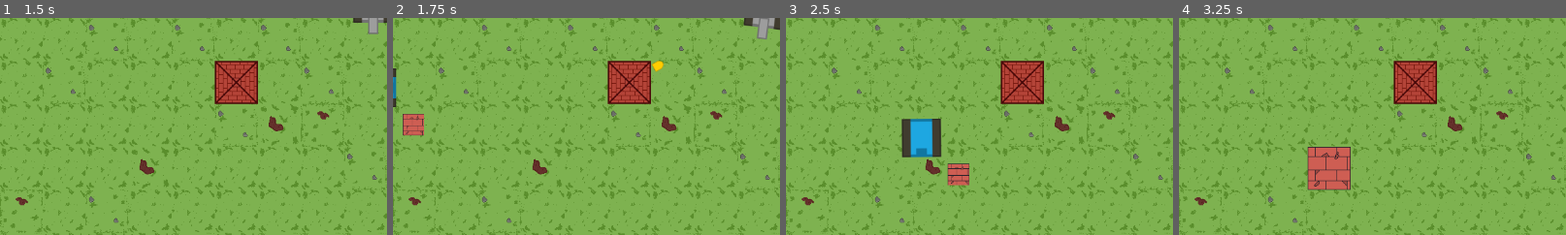
Above: before the commit, frames 1-4 (left to right).
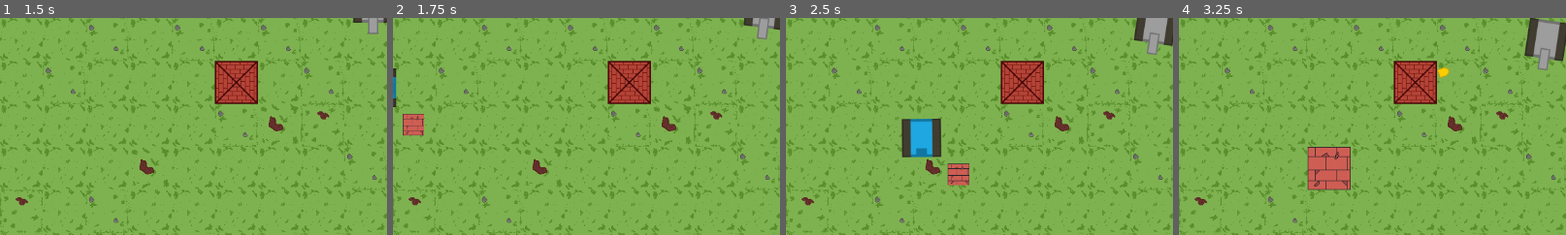
Above: after the commit, the same moments.

Repository: gerep/wall-and-order
Game: Godot game, scene res://scenes/main/main.tscn
The game is run twice, just before and just after one commit, with the same random seed, the same clock (stepped at 60 frames per second) and the same inputs.
Inputs (mouse positions are % of the whole screen's width and height, from its top left):
- Up to frame 1 (1.5 s): click "Play" at 0.5 s; move the mouse to (72, 45) at 1.27 s; hold Right (ui_right) from 1.28 s (still down); hold Space (place) from 1.28 s (still down)
- Up to frame 2 (1.75 s): keep holding Right (ui_right); keep holding Space (place)
- Up to frame 3 (2.5 s): move the mouse to (30, 55) at 2.02 s; release Right (ui_right) at 2.03 s; release Space (place) at 2.03 s; hold Down (ui_down) from 2.03 s (still down); tap Space (place) at 2.1 s
- Up to frame 4 (3.25 s): move the mouse to (60, 28) at 2.77 s; release Down (ui_down) at 2.78 s; hold Right (ui_right) from 2.78 s (still down); hold Space (place) from 2.78 s (still down)
The pictures show only the part of the screen within x 50-100%, y 0-50%; the shares and areas given below are measured in that part.

Frame 1 is identical in both runs. In frame 2, 0.1% of the frame differs, in the area x 66-70%, y 19-25%; in frame 3, 1.3%; in frame 4, 2.0%, in the area x 66-100%, y 0-28%.

Commit message:
tower shooting interval set to 2.5s

Diff:
--- a/scenes/towers/tower.tscn
+++ b/scenes/towers/tower.tscn
@@ -30,4 +30,5 @@
 shape = SubResource("CircleShape2D_vfpy0")
 
 [node name="ShootingTimer" type="Timer" parent="." unique_id=1914182226]
+wait_time = 2.5
 autostart = true
